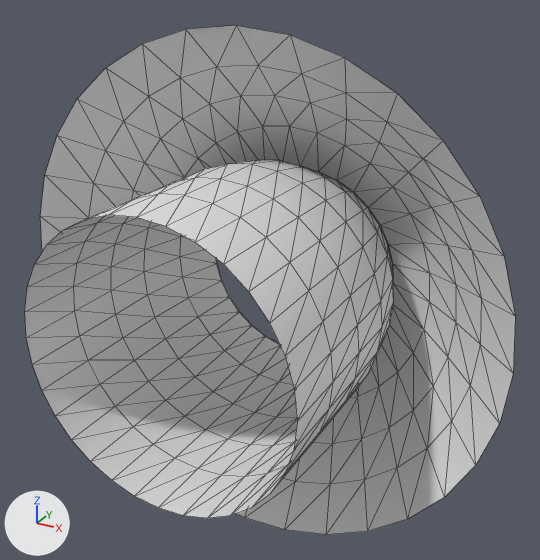
The glTF model 2026-crimson-game-jam/assets/laser/laser.glb as it was, and as the next commit left it.
Before and after are seen from a camera (50 mm lens) standing at (2.51, -5.06, 2.33) and looking at (0.17, -0.8, 0.2). Arrows for +X, +Y and +Z are at lower left; the lights stay in place. The older version comes first. Mesh edges are drawn as thin lines. Where no turn or scale is listed for an object, it has been applied to the vertices. Vertices at exactly the same position are counted once.
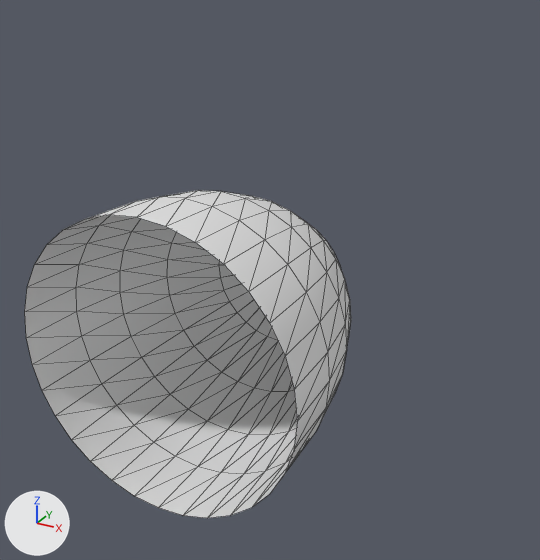
Pixel boxes [x1, y1, x2, y2] of what changed, in the pictures (540 x 560 px):
'Cylinder.001', deleted: before [40, 26, 515, 535]
'Cylinder', reshaped (11% narrower, 8% shorter): before [25, 160, 393, 518]; after [25, 190, 351, 518]

What the commit changed:
me_cylinder has 192 vertices, 320 faces and spans x -1.0..1.0, y -1.0..1.0, z -1.0..1.0.
me_cylinder is used by ob_cylinder; location (0.0, -1.0, 0.0).
me_cylinder part 1: 160 of 192 vertices moved; they spanned x -1.0..1.0, y -0.54..1.0, z -1.0..1.0 and now span x -0.98..0.98, y -0.54..1.0, z -0.98..0.98; mean shift (0.0, 0.0, 0.0); largest move (0.0, 1.0, 0.8) -> (0.0, 1.0, 0.06).
Object 'Cylinder.001' (ob_cylinder_001) is deleted.
